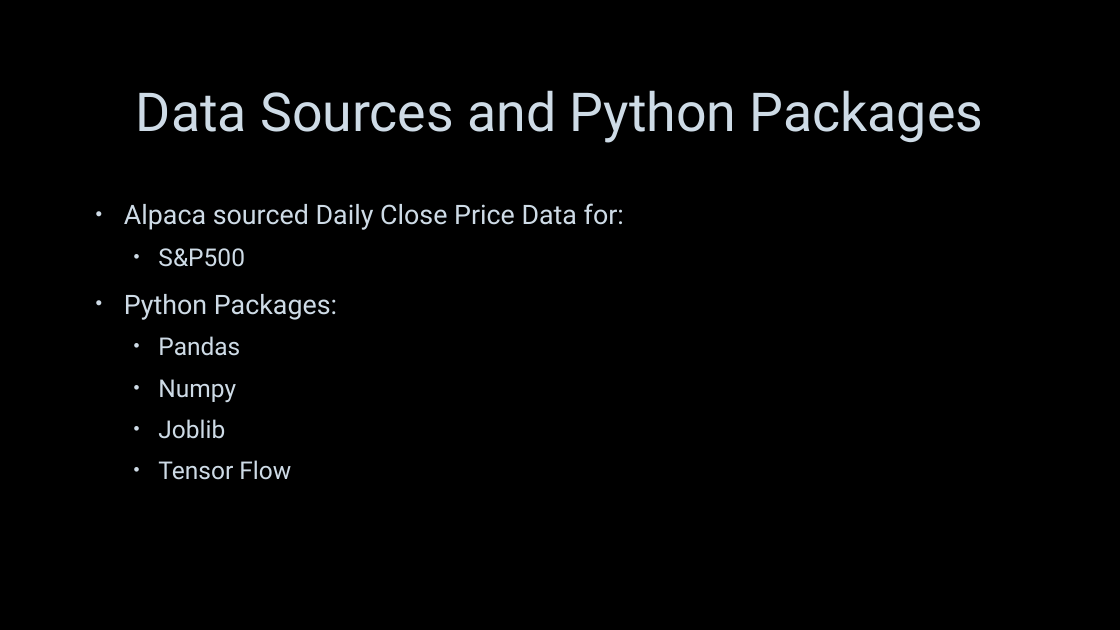
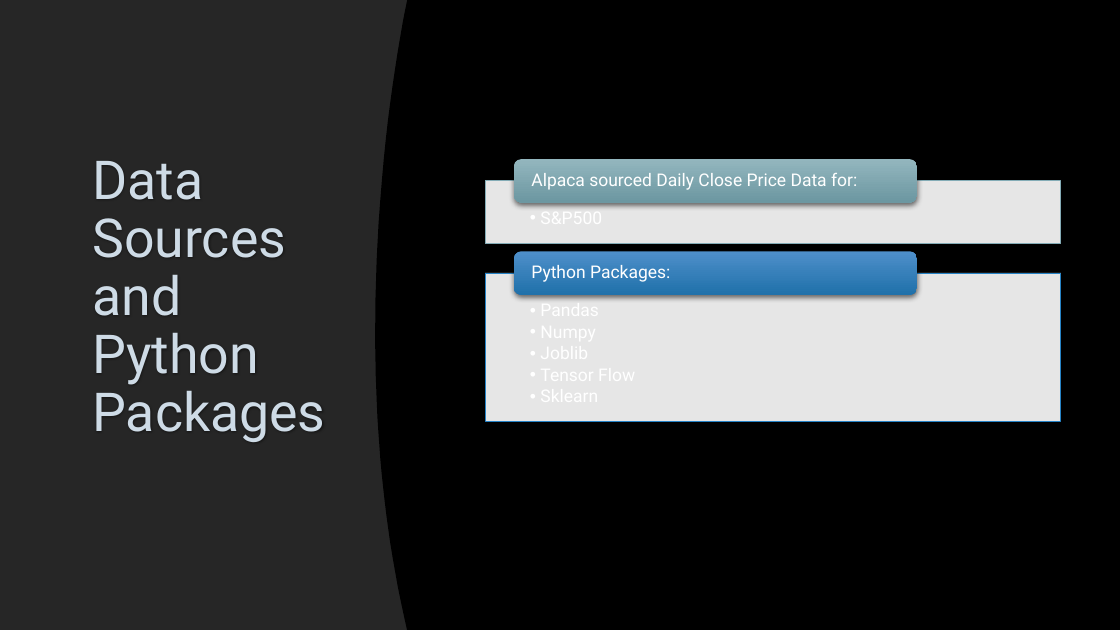
Before and after one commit to lchristij/MLProject, a slide deck: slide 3 of Stock Trading Algo.pptx. Drawn at 1120x630 pixels with LibreOffice and Linux fonts; fonts in the diff are those of the drawing; background and template pictures are left out. Boxes give left, top, right and bottom in pixels: in the first picture for what was removed or moved away, otherwise in the second. Text is boxed around its words. In the diff, an @@ line names an element or a change of style, - is before the commit and + after.

```diff
--- a/Stock Trading Algo.pptx
+++ b/Stock Trading Algo.pptx
@@ rectangle added at (0, 0, 1120, 630), fill #262626 @@
@@ freeform shape added at (376, 0, 1120, 630), fill #000000 @@
@@ title "Data Sources and Python Packages" at (92, 161, 325, 442): alignment centre to left @@
@@ text removed at (124, 203, 624, 480) @@
-• Alpaca sourced Daily Close Price Data for:
-  • S&P500
-• Python Packages:
-  • Pandas
-  • Numpy
-  • Joblib
-  • Tensor Flow
@@ group added at (486, 160, 1061, 422): 4 texts, 2 rectangles, 2 rounded rectangles @@
+  • S&P500
+Alpaca sourced Daily Close Price Data for:
+  • Pandas
+  • Numpy
+  • Joblib
+  • Tensor Flow
+  • Sklearn
+Python Packages:
```
Also in this commit, not shown: 7 other slides changed, 1 slide added, 2 slides removed, 2 other files.
